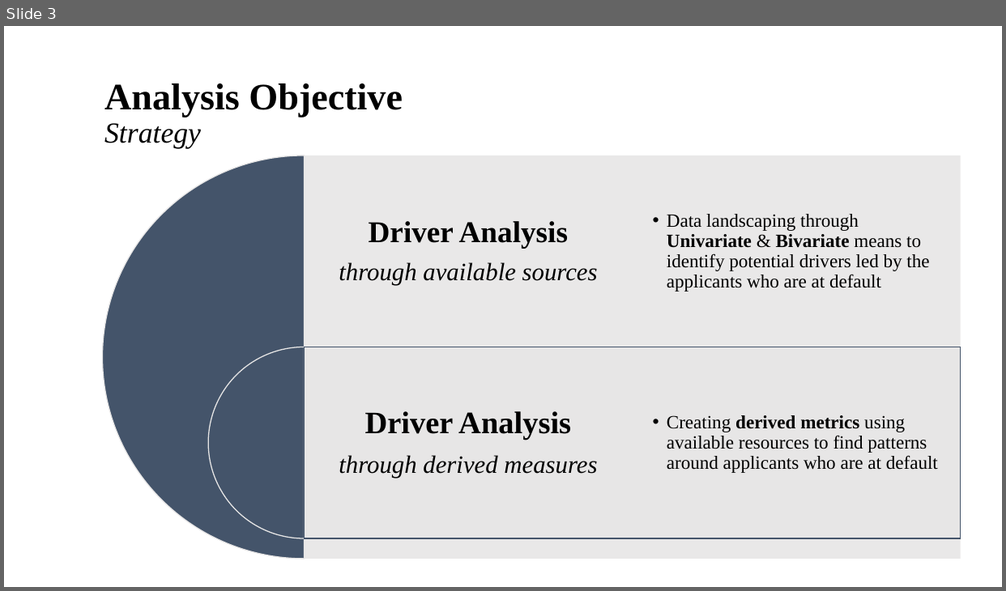
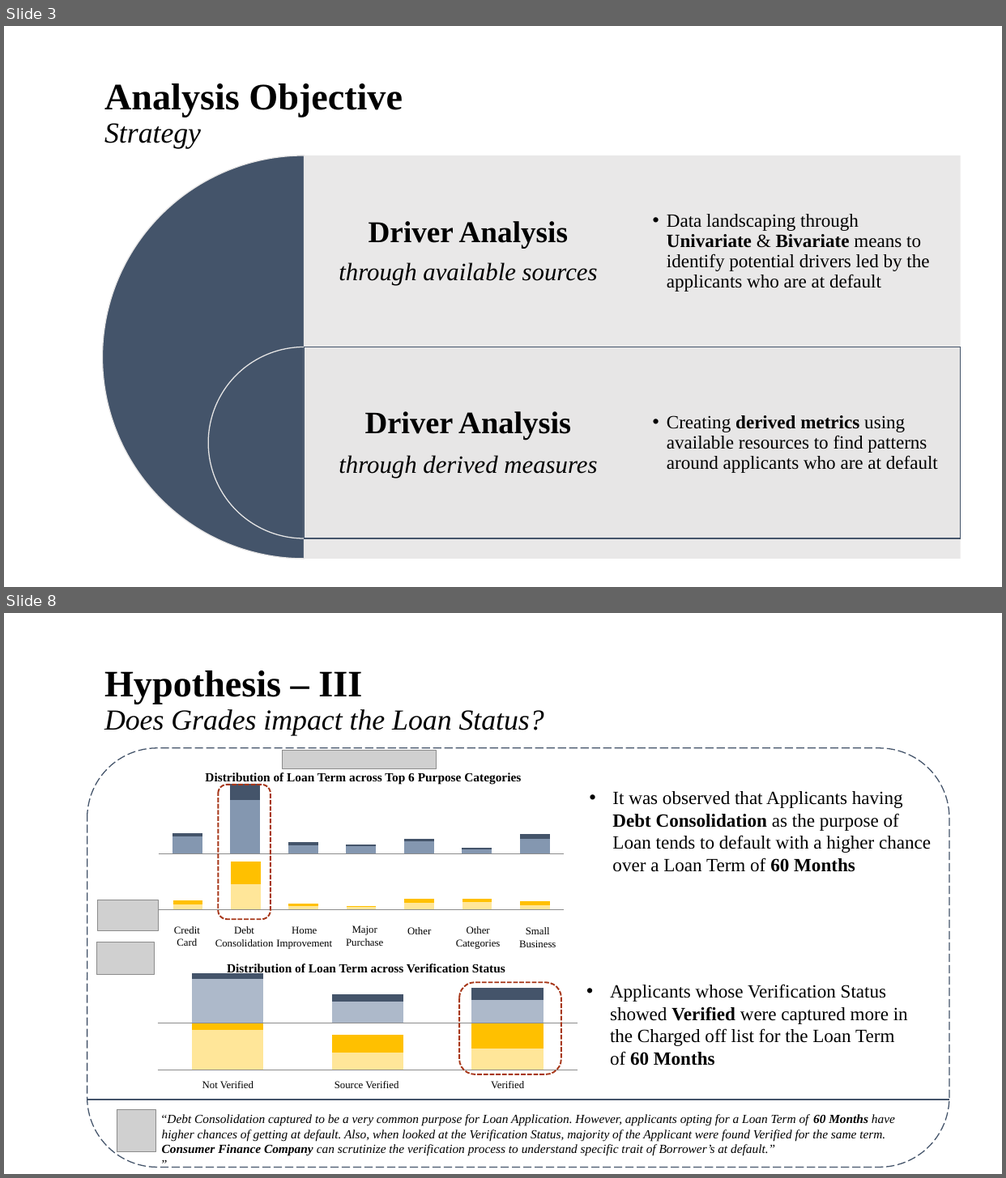
Before and after one commit to brijesh1100/P2-Gramener-Case-Study, a slide deck: Gramener_Case_Study_Presentation_SS.pptx. Shown one above the other, each under a label of ours: slide 3 before the commit, slides 3 and 8 after it; the slides between them are not shown. The pictures are 1006x591 and 1006x1178 pixels, drawn with LibreOffice and Linux fonts; fonts in the diff are those of the drawing; grey boxes stand for pictures; background and template pictures are left out. Boxes give left, top, right and bottom in pixels: in the first picture for what was removed or moved away, otherwise in the second. Text is boxed around its words. In the diff, an @@ line names an element or a change of style, - is before the commit and + after.

```diff
--- a/Gramener_Case_Study_Presentation_SS.pptx
+++ b/Gramener_Case_Study_Presentation_SS.pptx
@@ slide 8 added at box(4, 613, 1002, 1174), background #FFFFFF @@
@@ title added at box(104, 671, 544, 736), 27.9 pt, text #000000, italic @@
+Hypothesis – III
+Does Grades impact the Loan Status?
@@ rounded rectangle added at box(87, 748, 949, 1168), outline #44546A 1 pt dashed @@
@@ column stacked chart added at box(118, 749, 565, 931) @@
+categories: 1, 2, 3, 4, 5, 6, 7
+Series 1: 32, 100, 16, 14, 23, 8, 28
+Series 2: 6, 31, 6, 3, 4, 3, 8
@@ picture added at box(283, 751, 437, 769) @@
@@ text added at box(205, 773, 521, 785), 12 pt, text #000000, bold @@
+Distribution of Loan Term across Top 6 Purpose Categories
@@ rounded rectangle added at box(218, 785, 270, 919), outline #A73719 1.5 pt dashed @@
@@ text added at box(612, 791, 931, 872), 18 pt, text #000000 @@
+• It was observed that Applicants having Debt Consolidation as the purpose of Loan tends to default with a higher chance over a Loan Term of 60 Months
@@ column stacked chart added at box(119, 841, 565, 986) @@
+categories: 1, 2, 3, 4, 5, 6, 7
+Series 1: 22, 100, 14, 9, 28, 28, 18
+Series 2: 15, 88, 10, 6, 15, 15, 14
@@ picture added at box(98, 901, 158, 931) @@
@@ text added at box(174, 926, 200, 946), 10 pt, text #000000 @@
+Credit Card
@@ text added at box(215, 926, 274, 947), 10 pt, text #000000 @@
+Debt Consolidation
@@ text added at box(276, 926, 332, 949), 10 pt, text #000000 @@
+Home Improvement
@@ text added at box(346, 926, 383, 946), 10 pt, text #000000 @@
+Major Purchase
@@ text added at box(407, 927, 431, 935), 10 pt, text #000000 @@
+Other
@@ text added at box(456, 926, 501, 949), 10 pt, text #000000 @@
+Other Categories
@@ text added at box(519, 927, 556, 948), 10 pt, text #000000 @@
+Small Business
@@ picture added at box(97, 943, 155, 974) @@
@@ column stacked chart added at box(117, 964, 579, 1024) @@
+categories: 1, 2, 3
+Series 1: 100, 49, 53
+Series 2: 13, 16, 26
@@ text added at box(227, 964, 505, 976), 12 pt, text #000000, bold @@
+Distribution of Loan Term across Verification Status
@@ column stacked chart added at box(117, 999, 579, 1085) @@
+categories: 1, 2, 3
+Series 1: 100, 43, 52
+Series 2: 30, 44, 72
@@ rounded rectangle added at box(459, 983, 561, 1075), outline #A73719 1.5 pt dashed @@
@@ text added at box(610, 984, 908, 1066), 18 pt, text #000000 @@
+• Applicants whose Verification Status showed Verified were captured more in the Charged off list for the Loan Term of 60 Months
@@ text added at box(202, 1081, 253, 1088), 10 pt, text #000000 @@
+Not Verified
@@ text added at box(334, 1081, 398, 1088), 10 pt, text #000000 @@
+Source Verified
@@ text added at box(491, 1081, 524, 1088), 10 pt, text #000000 @@
+Verified
@@ line added from (87, 1100) to (949, 1100), #44546A 1.5 pt @@
@@ picture added at box(117, 1110, 156, 1152) @@
@@ text added at box(162, 1114, 895, 1157), 12 pt, text #000000, italic @@
+“Debt Consolidation captured to be a very common purpose for Loan Application. However, applicants opting for a Loan Term of 60 Months have higher chances of getting at default. Also, when looked at the Verification Status, majority of the Applicant were found Verified for the same term. Consumer Finance Company can scrutinize the verification process to understand specific trait of Borrower’s at default.”
+”
```
Also in this commit, not shown: 3 slides changed, 4 other slides added.
